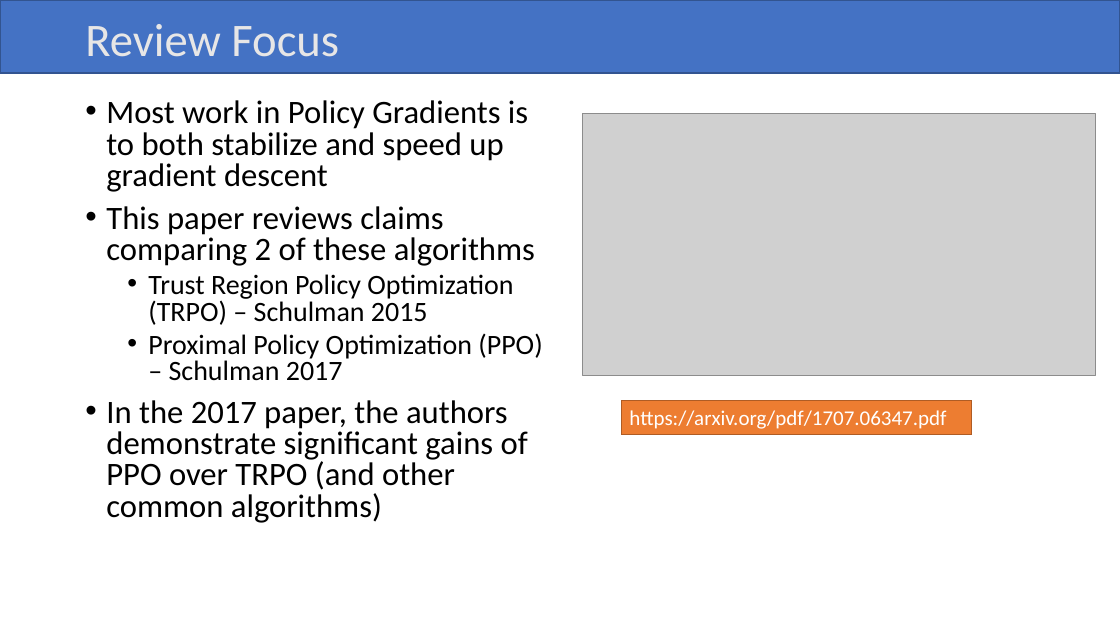
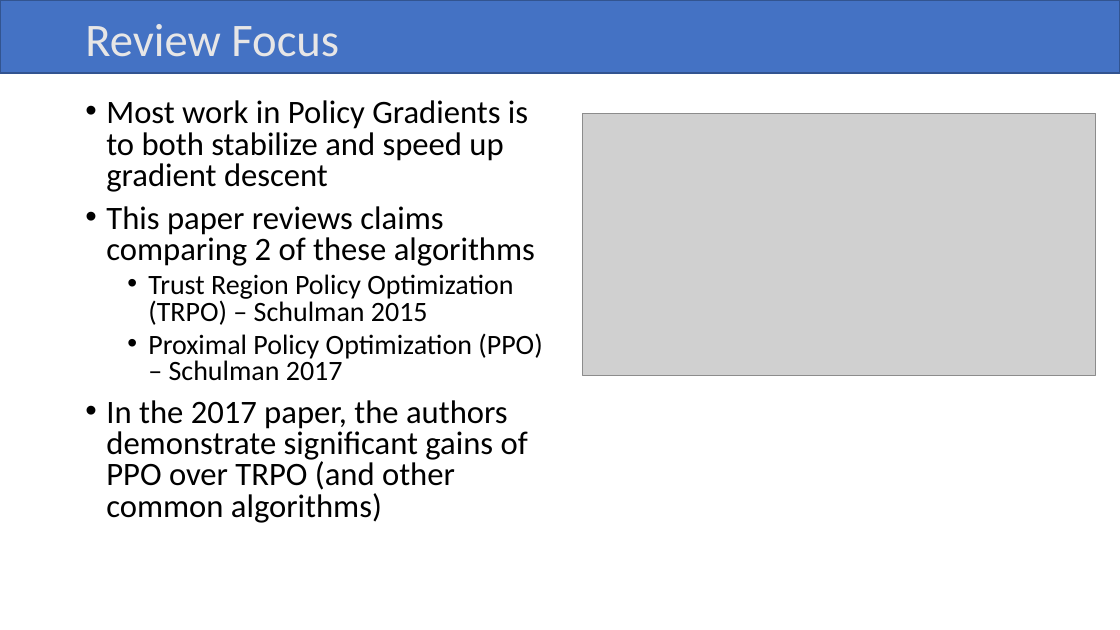
Before and after one commit to MetrowestBostonDevelopersMLGroup/MeetingPresentations, a slide deck: slide 4 of 2020/09/IMPLEMENTATION MATTERS IN DEEP POLICY.pptx. Drawn at 1120x630 pixels with LibreOffice and Linux fonts; fonts in the diff are those of the drawing; grey boxes stand for pictures. Boxes give left, top, right and bottom in pixels: in the first picture for what was removed or moved away, otherwise in the second. Text is boxed around its words. In the diff, an @@ line names an element or a change of style, - is before the commit and + after.

```diff
--- a/2020/09/IMPLEMENTATION MATTERS IN DEEP POLICY.pptx
+++ b/2020/09/IMPLEMENTATION MATTERS IN DEEP POLICY.pptx
@@ rectangle removed at (622,401,972,434) @@
-https://arxiv.org/pdf/1707.06347.pdf
```
Also in this commit, not shown: 1 other slide changed, 1 slide added.
